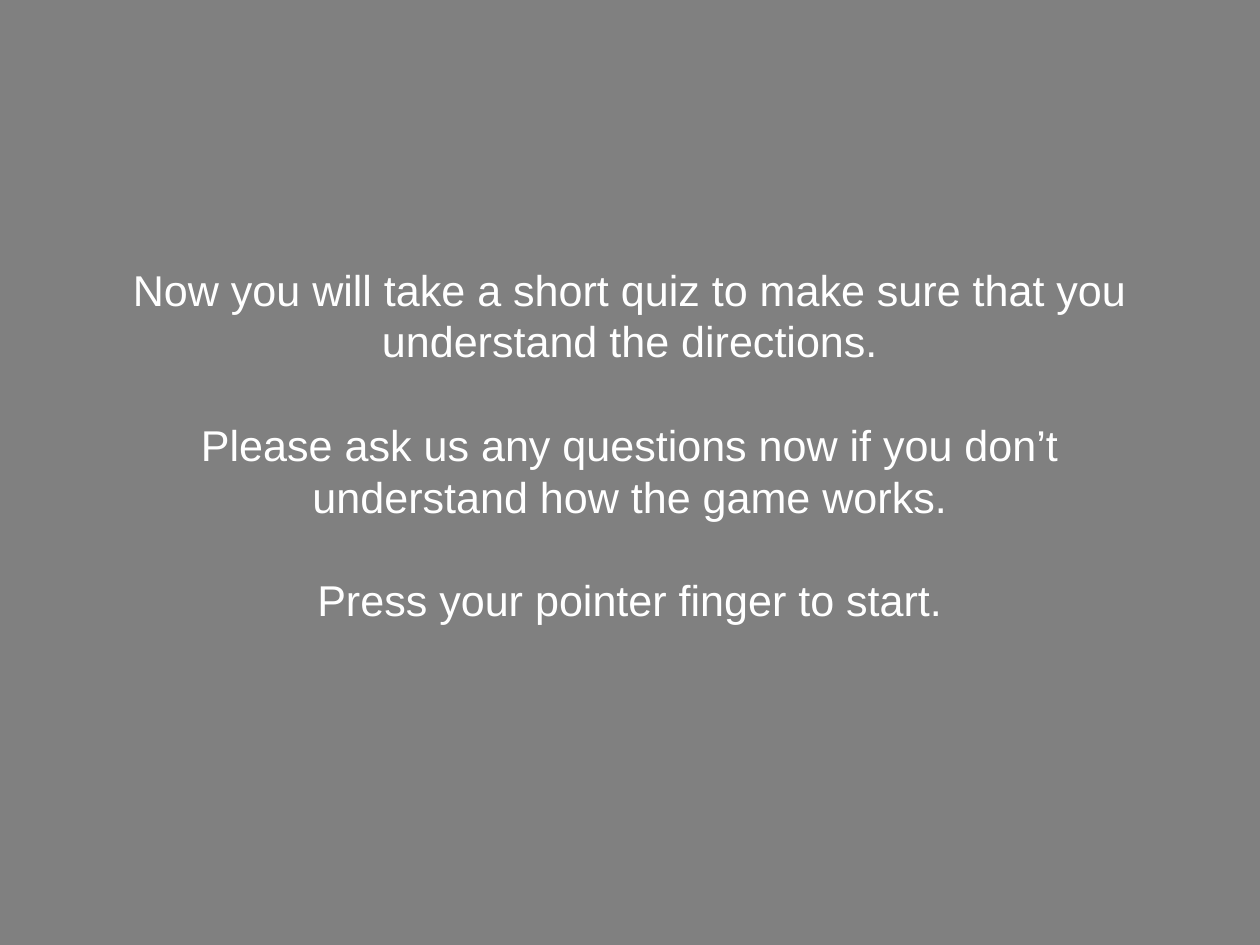
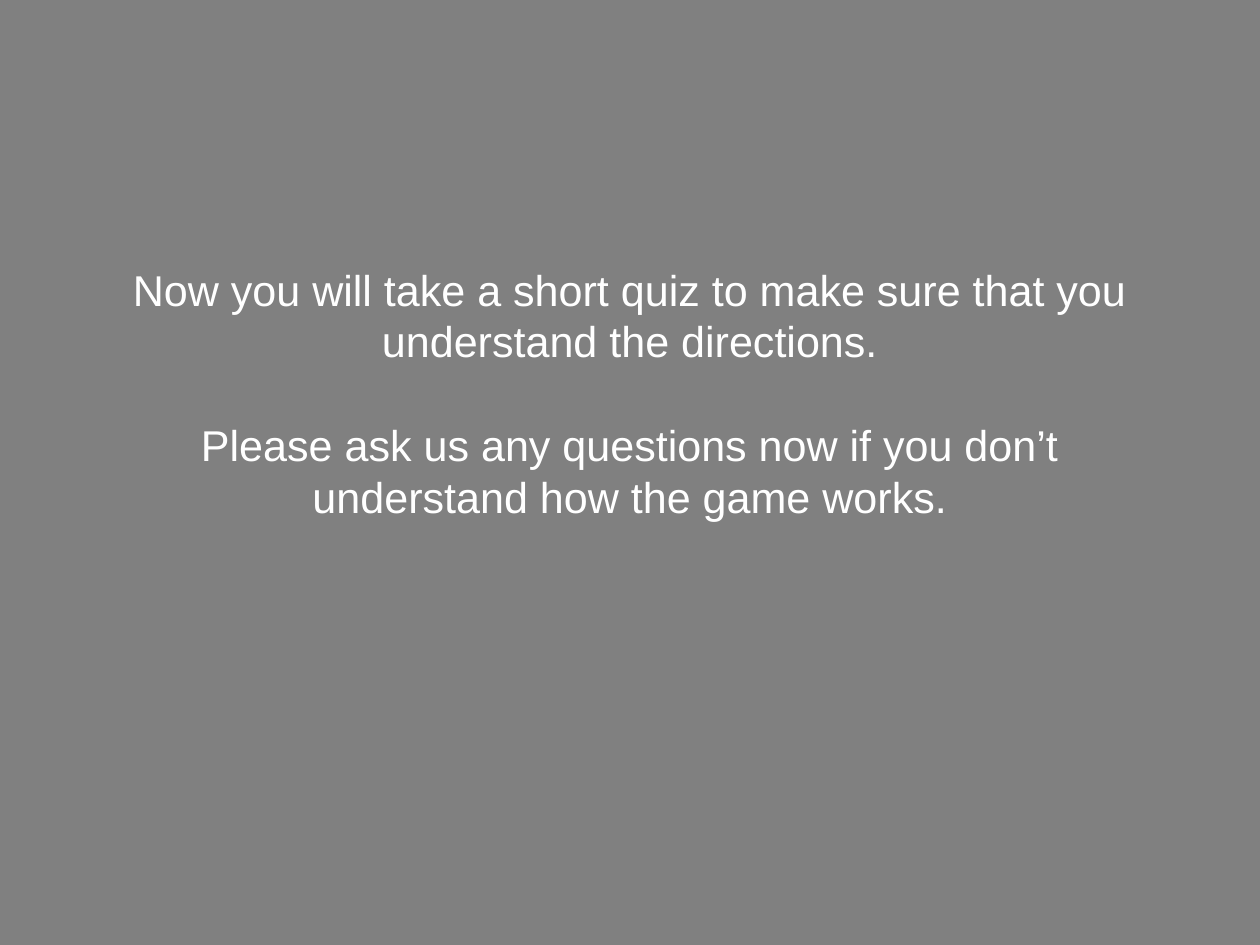
Before and after one commit to NatalieBiderman/Categories_fMRI_MTurk, a slide deck: slide 26 of static/Tools/fMRIDirections.pptx. Drawn at 1260x945 pixels with LibreOffice and Linux fonts; fonts in the diff are those of the drawing. Boxes give left, top, right and bottom in pixels: in the first picture for what was removed or moved away, otherwise in the second. Text is boxed around its words. In the diff, an @@ line names an element or a change of style, - is before the commit and + after.

```diff
--- a/static/Tools/fMRIDirections.pptx
+++ b/static/Tools/fMRIDirections.pptx
@@ subtitle at bbox=[317, 585, 942, 624]: paragraph removed @@
-Press your pointer finger to start.
```
Also in this commit, not shown: 7 other slides changed, 59 other files.
